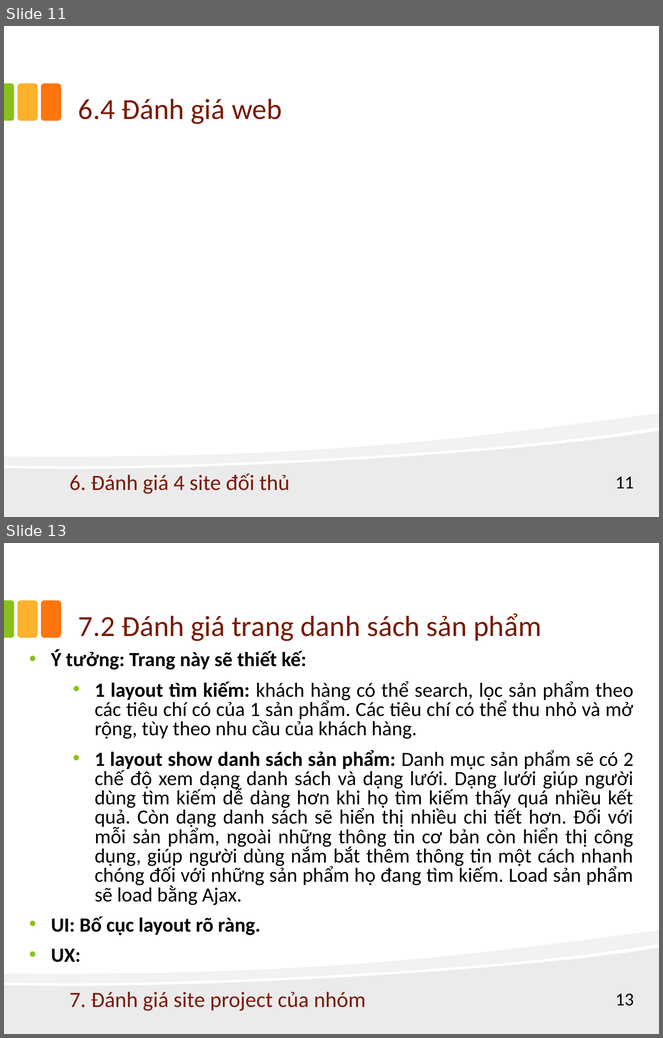
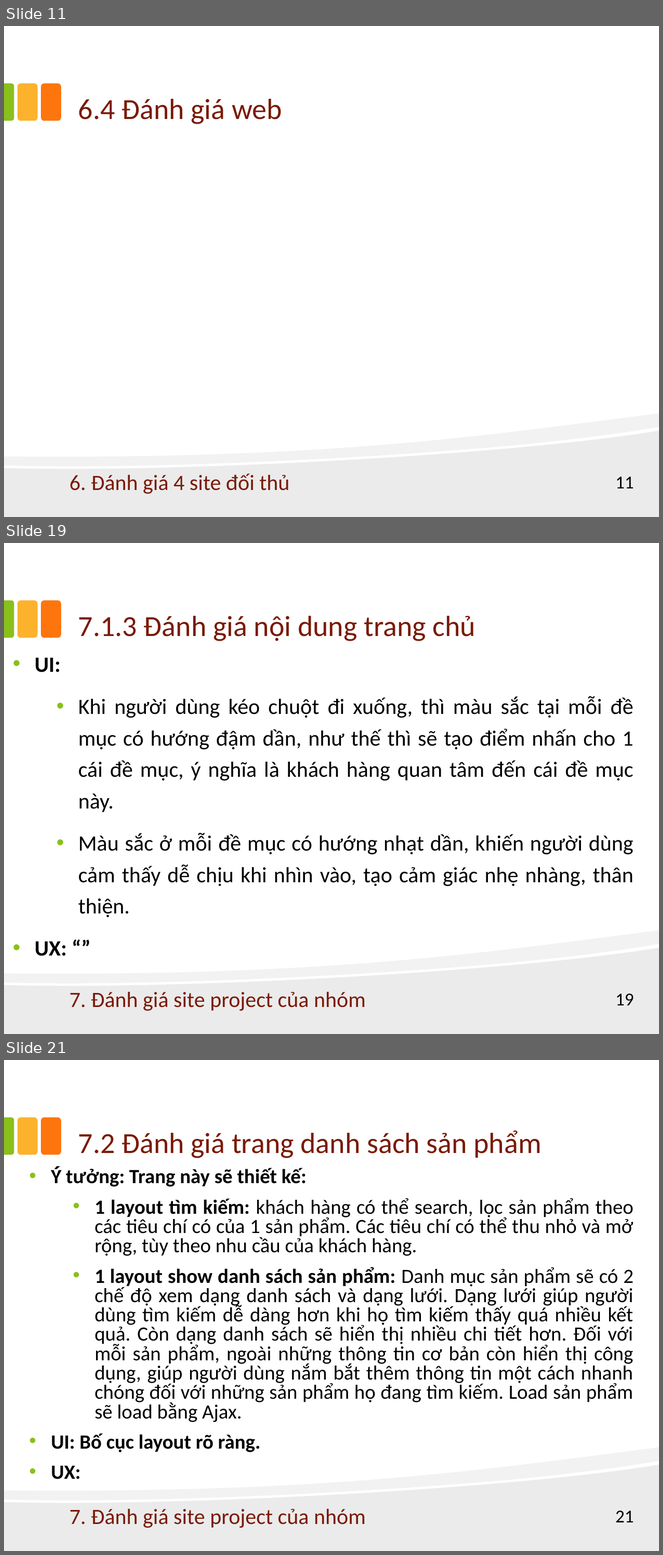
Before and after one commit to phamhoanghaison0402/Project_WebThucPhamChucNang, a slide deck: Report HCI/Report_HCI.ppt. Shown one above the other, each under a label of ours: slides 11 and 13 before the commit, slides 11, 19 and 21 after it; the slides between them are not shown. The pictures are 663x1038 and 663x1555 pixels, drawn with LibreOffice and Linux fonts; fonts in the diff are those of the drawing. Boxes give left, top, right and bottom in pixels: in the first picture for what was removed or moved away, otherwise in the second. Text is boxed around its words. In the diff, an @@ line names an element or a change of style, - is before the commit and + after.

Commit message:
xong đánh giá trang web của nhóm

```diff
--- a/Report HCI/Report_HCI.ppt
+++ b/Report HCI/Report_HCI.ppt
@@ slide 19 added at [4, 543, 659, 1034], background #FFFFFF; not listed: 5 template elements that a slide beside it also shows @@
@@ title added at [78, 616, 476, 641], 32 pt, text #7A1A07 @@
+7.1.3 Đánh giá nội dung trang chủ
@@ text added at [35, 657, 634, 956], 24 pt, text #000000 @@
+• UI:
+  • Khi người dùng kéo chuột đi xuống, thì màu sắc tại mỗi đề mục có hướng đậm dần, như thế thì sẽ tạo điểm nhấn cho 1 cái đề mục, ý nghĩa là khách hàng quan tâm đến cái đề mục này.
+  • Màu sắc ở mỗi đề mục có hướng nhạt dần, khiến người dùng cảm thấy dễ chịu khi nhìn vào, tạo cảm giác nhẹ nhàng, thân thiện.
+• UX: “”
@@ text added at [70, 992, 366, 1012], 24 pt, text #7A1A07 @@
+7. Đánh giá site project của nhóm
@@ page number added at [616, 994, 634, 1006], 20 pt, text #000000 @@
+19
@@ what was slide 13 is now slide 21 @@
@@ page number at [616, 1511, 634, 1523]: text changed @@
-13
+21
```
Also in this commit, not shown: 5 slides changed, 7 other slides added.
